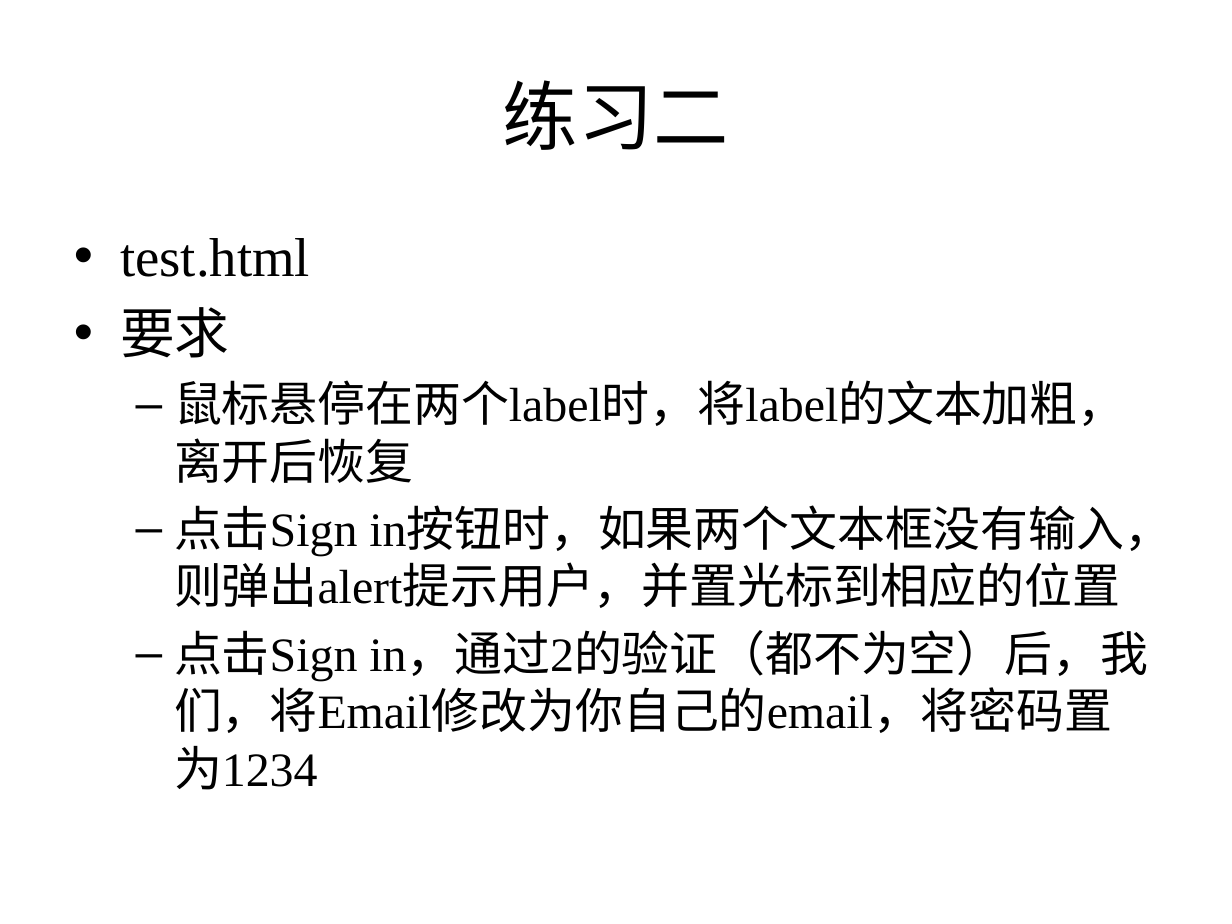
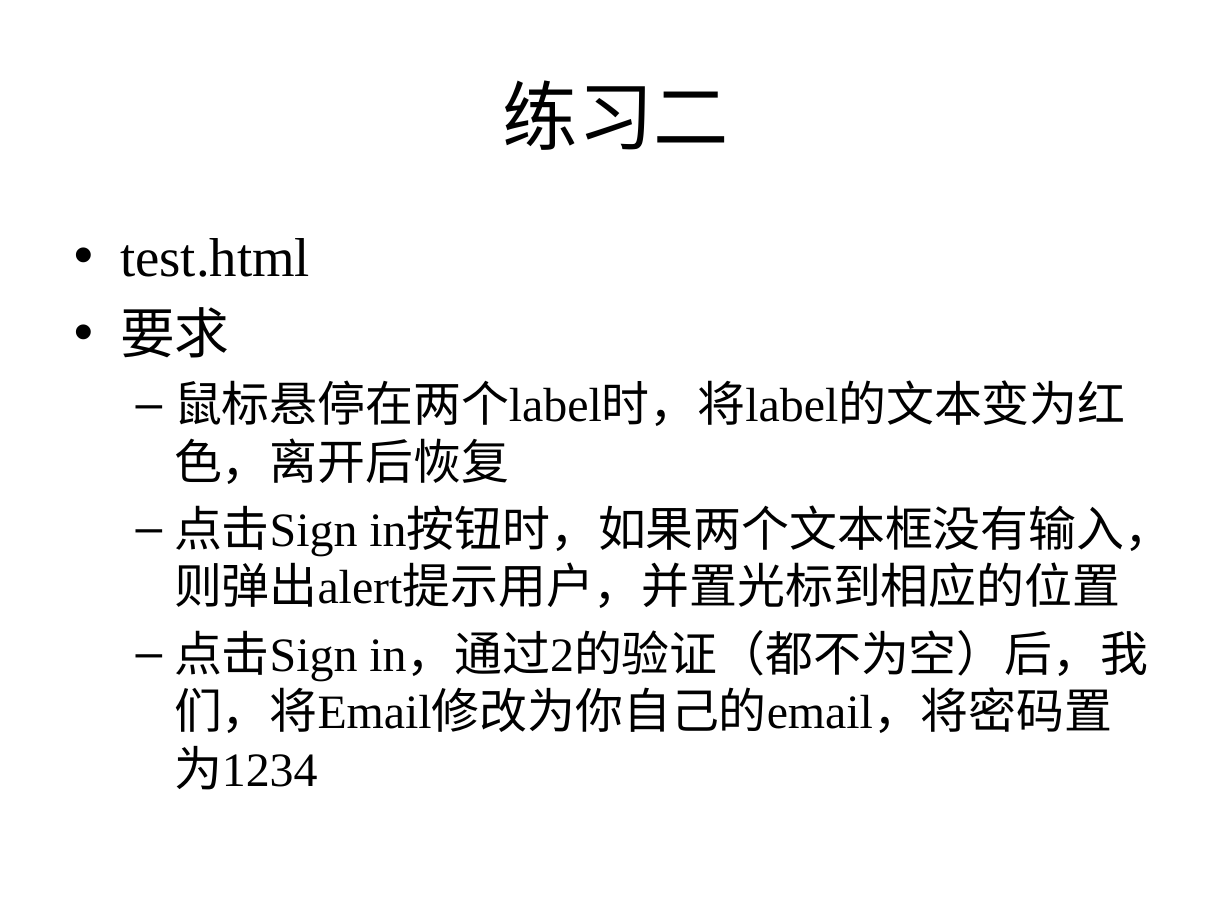
Before and after one commit to zhutao2015/JavaCourse, a slide deck: slide 16 of lesson14/Javascript and jQuery.pptx. Drawn at 1232x924 pixels with LibreOffice and Linux fonts; fonts in the diff are those of the drawing. Boxes give left, top, right and bottom in pixels: in the first picture for what was removed or moved away, otherwise in the second. Text is boxed around its words. In the diff, an @@ line names an element or a change of style, - is before the commit and + after.

Commit message:
update

```diff
--- a/lesson14/Javascript and jQuery.pptx
+++ b/lesson14/Javascript and jQuery.pptx
@@ text at <box>174,380,1126,484</box>: text changed @@
-  – 鼠标悬停在两个label时，将label的文本加粗，离开后恢复
+  – 鼠标悬停在两个label时，将label的文本变为红色，离开后恢复
```
